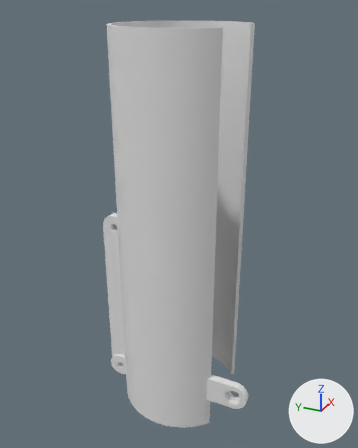
The Blender file mudguard alt right.blend, before and after one commit.
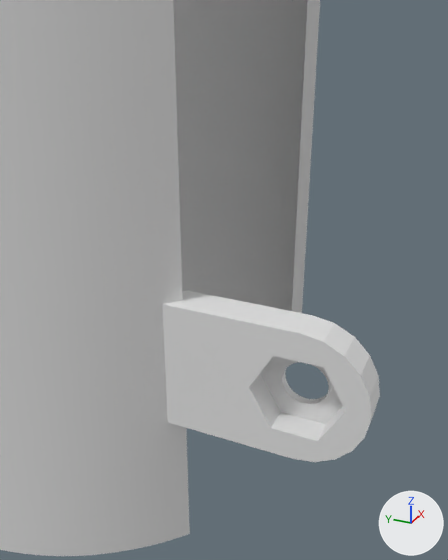
Old and new are each drawn whole from a 50 mm camera at (-222.0, -97.5, 215.9) aimed at (5.0, 4.7, 102.4) and again close up from a 50 mm camera at (-73.8, -54.6, 57.0) aimed at (-19.7, -30.2, 29.9). Every picture has the same lights, and +X, +Y and +Z are marked at lower right.

The first close-up shows 'Guard', 'rear bracket connection'.
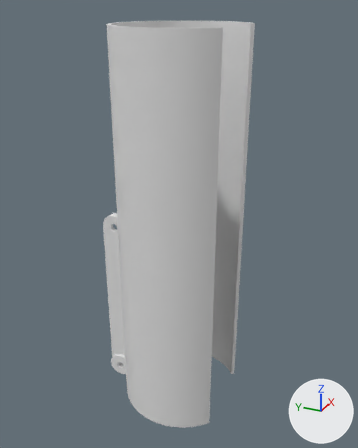
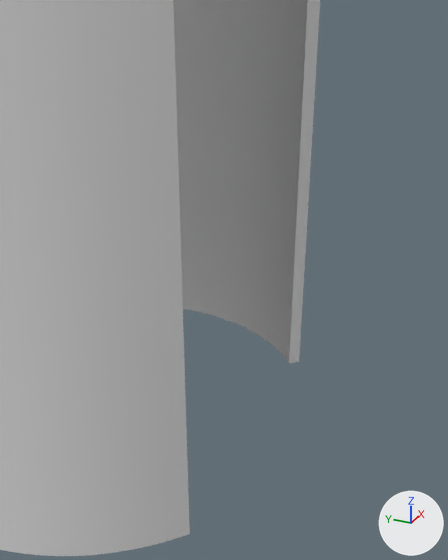
Location of each change, (x1, y1, x2, y2) in pixels of the close-ups (448 x 560 px):
'rear bracket connection', hidden
    before: (162, 291, 380, 462)

What the commit changed:
Object 'rear bracket connection' (ob_rear_bracket_connection) is now hidden.
